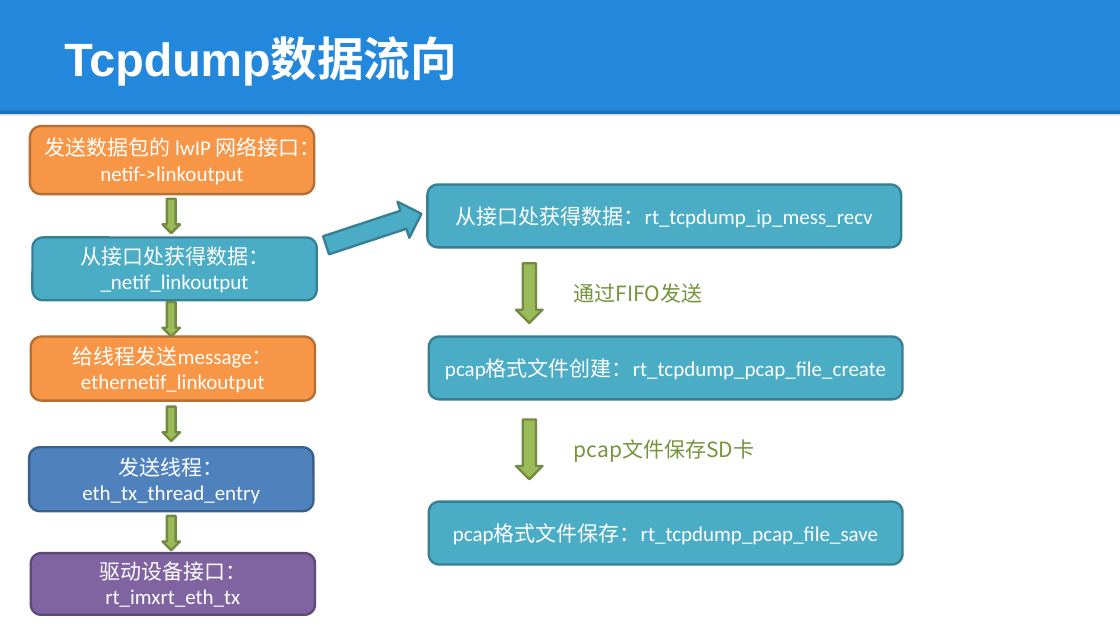
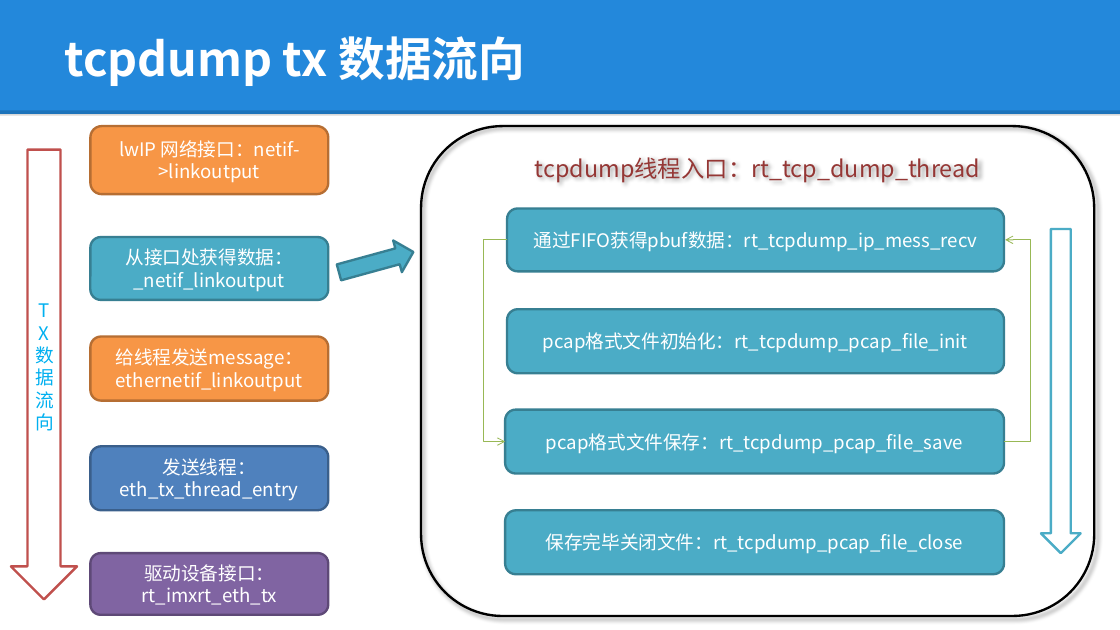
Before and after one commit to lepustse/tcpdump, a slide deck: slide 3 of tcpdump数据流程.pptx. Drawn at 1120x630 pixels with LibreOffice and Linux fonts; fonts in the diff are those of the drawing; background and template pictures are left out. Boxes give left, top, right and bottom in pixels: in the first picture for what was removed or moved away, otherwise in the second. Text is boxed around its words. In the diff, an @@ line names an element or a change of style, - is before the commit and + after.

Commit message:
修改ppt数据流程，数据结构

```diff
--- a/tcpdump数据流程.pptx
+++ b/tcpdump数据流程.pptx
@@ title at bbox=[64, 36, 526, 86]: text changed; font Arial to Noto Sans CJK SC @@
-Tcpdump数据流向
+tcpdump tx 数据流向
@@ rounded rectangle "lwIP 网络接口：netif->linkoutput": place and size @@
-rounded rectangle "lwIP 网络接口：netif->linkoutput" at bbox=[30, 126, 314, 194]
+rounded rectangle "lwIP 网络接口：netif->linkoutput" at bbox=[91, 126, 329, 194]
@@ text in rounded rectangle at bbox=[119, 140, 300, 183]: text changed; size 18 to 16 pt; font Calibri to Noto Sans CJK SC @@
-发送数据包的 lwIP 网络接口：netif->linkoutput
+lwIP 网络接口：netif->linkoutput
@@ rounded rectangle added at bbox=[421, 126, 1094, 616], outline #000000 2 pt, 20 pt, text #953735 @@
+tcpdump线程入口：rt_tcp_dump_thread
@@ down arrow added at bbox=[11, 150, 77, 599], fill #FFFFFF, outline #C0504D 2 pt, 16 pt, text #00B0F0 @@
+TX数据流向
@@ down arrow removed at bbox=[162, 199, 180, 234] @@
@@ rounded rectangle "通过FIFO获得pbuf数据：rt_tcpdump_ip_mess_recv": place and size @@
-rounded rectangle "通过FIFO获得pbuf数据：rt_tcpdump_ip_mess_recv" at bbox=[428, 185, 902, 248]
+rounded rectangle "通过FIFO获得pbuf数据：rt_tcpdump_ip_mess_recv" at bbox=[507, 208, 1005, 271]
@@ rounded rectangle "从接口处获得数据：_netif_linkoutput": place and size @@
-rounded rectangle "从接口处获得数据：_netif_linkoutput" at bbox=[33, 238, 317, 301]
+rounded rectangle "从接口处获得数据：_netif_linkoutput" at bbox=[91, 237, 329, 300]
@@ right arrow at bbox=[335, 237, 418, 289]: rotation 341 to 344 degrees @@
@@ text in rounded rectangle at bbox=[534, 231, 978, 252]: text changed; size 18 to 16 pt; font Calibri to Noto Sans CJK SC @@
-从接口处获得数据：rt_tcpdump_ip_mess_recv
+通过FIFO获得pbuf数据：rt_tcpdump_ip_mess_recv
@@ down arrow added at bbox=[1041, 229, 1081, 554], fill #FFFFFF, outline #4BACC6 2 pt @@
@@ elbow arrow added from (507, 240) to (505, 442), #98B955 0.75 pt @@
@@ down arrow removed at bbox=[516, 263, 542, 323] @@
@@ elbow arrow added from (1004, 442) to (1006, 240), #98B955 0.75 pt @@
@@ text removed at bbox=[574, 283, 703, 303] @@
-通过FIFO发送
@@ down arrow removed at bbox=[162, 302, 180, 337] @@
@@ rounded rectangle "pcap格式文件初始化：rt_tcpdump_pcap_file_init": place and size @@
-rounded rectangle "pcap格式文件初始化：rt_tcpdump_pcap_file_init" at bbox=[429, 337, 902, 400]
+rounded rectangle "pcap格式文件初始化：rt_tcpdump_pcap_file_init" at bbox=[507, 309, 1005, 373]
@@ rounded rectangle "给线程发送message：ethernetif_linkoutput": place and size @@
-rounded rectangle "给线程发送message：ethernetif_linkoutput" at bbox=[31, 337, 315, 401]
+rounded rectangle "给线程发送message：ethernetif_linkoutput" at bbox=[91, 337, 329, 401]
@@ text in rounded rectangle at bbox=[543, 332, 968, 353]: text changed; size 18 to 16 pt; font Calibri to Noto Sans CJK SC @@
-pcap格式文件创建：rt_tcpdump_pcap_file_create
+pcap格式文件初始化：rt_tcpdump_pcap_file_init
@@ down arrow removed at bbox=[162, 407, 180, 441] @@
@@ size 18 to 16 pt, font Calibri to Noto Sans CJK SC in 5 elements at bbox=[91, 237, 329, 300], bbox=[91, 337, 329, 401], bbox=[91, 553, 329, 614], bbox=[91, 446, 329, 510], bbox=[505, 410, 1004, 474] @@
@@ rounded rectangle "pcap格式文件保存：rt_tcpdump_pcap_file_save": place and size @@
-rounded rectangle "pcap格式文件保存：rt_tcpdump_pcap_file_save" at bbox=[429, 502, 902, 565]
+rounded rectangle "pcap格式文件保存：rt_tcpdump_pcap_file_save" at bbox=[505, 410, 1004, 474]
@@ down arrow removed at bbox=[516, 419, 542, 479] @@
@@ rounded rectangle "发送线程：eth_tx_thread_entry": place and size @@
-rounded rectangle "发送线程：eth_tx_thread_entry" at bbox=[29, 447, 313, 511]
+rounded rectangle "发送线程：eth_tx_thread_entry" at bbox=[91, 446, 329, 510]
@@ text removed at bbox=[574, 439, 754, 462] @@
-pcap文件保存SD卡
@@ down arrow removed at bbox=[162, 516, 180, 550] @@
@@ rounded rectangle added at bbox=[505, 511, 1004, 575], fill #4BACC6, outline #377F92 2 pt, 16 pt, text #FFFFFF @@
+保存完毕关闭文件：rt_tcpdump_pcap_file_close
@@ rounded rectangle "驱动设备接口：rt_imxrt_eth_tx": place and size @@
-rounded rectangle "驱动设备接口：rt_imxrt_eth_tx" at bbox=[31, 553, 315, 614]
+rounded rectangle "驱动设备接口：rt_imxrt_eth_tx" at bbox=[91, 553, 329, 614]
```
Also in this commit, not shown: 1 other slide changed, 1 slide added.
